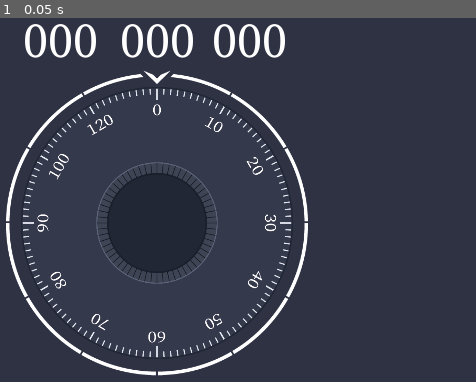
Above: before the commit, frame 1.
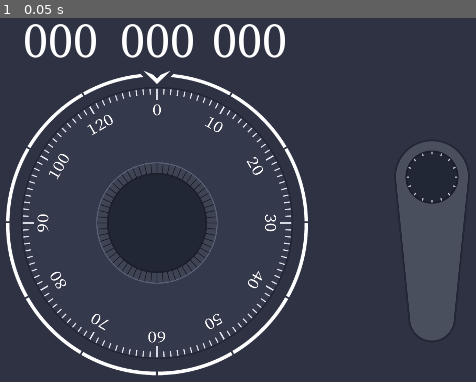
Above: after the commit, the same moment.

Repository: williamPropp/Safe-Breakers
Game: Godot game, scene res://scenes/safe_dial.tscn
The game is run twice, just before and just after one commit, with the same random seed, the same clock (stepped at 60 frames per second) and the same inputs.
Inputs:
- Up to frame 1 (0.05 s): no input

The runs differ from the first frame. In frame 1, 5.0% of the frame differs, in the area x 83-99%, y 34-89%.

Commit message:
solution testing + handle + handle sounds + tick filter

Diff:
--- a/default_bus_layout.tres
+++ b/default_bus_layout.tres
@@ -1,12 +1,15 @@
-[gd_resource type="AudioBusLayout" load_steps=2 format=2]
+[gd_resource type="AudioBusLayout" load_steps=3 format=2]
 
 [sub_resource type="AudioEffectEQ" id=1]
 resource_name = "EQ"
 band_db/3200_hz = -30.0
 band_db/10000_hz = -60.0
 
+[sub_resource type="AudioEffectBandPassFilter" id=2]
+resource_name = "BandPassFilter"
+
 [resource]
-bus/1/name = "SoundFx"
+bus/1/name = "SafeTick"
 bus/1/solo = false
 bus/1/mute = false
 bus/1/bypass_fx = false
@@ -14,3 +17,17 @@
 bus/1/send = "Master"
 bus/1/effect/0/effect = SubResource( 1 )
 bus/1/effect/0/enabled = true
+bus/1/effect/1/effect = SubResource( 2 )
+bus/1/effect/1/enabled = true
+bus/2/name = "HandleFail"
+bus/2/solo = false
+bus/2/mute = false
+bus/2/bypass_fx = false
+bus/2/volume_db = -7.26851
+bus/2/send = "Master"
+bus/3/name = "HandleSuccess"
+bus/3/solo = false
+bus/3/mute = false
+bus/3/bypass_fx = false
+bus/3/volume_db = 0.662756
+bus/3/send = "Master"
--- a/scenes/safe_dial.tscn
+++ b/scenes/safe_dial.tscn
@@ -1,9 +1,12 @@
-[gd_scene load_steps=7 format=2]
+[gd_scene load_steps=10 format=2]
 
 [ext_resource path="res://fonts/SourceSerifPro-Regular.ttf" type="DynamicFontData" id=1]
 [ext_resource path="res://art assets/Dial_Outline_1_1.png" type="Texture" id=2]
 [ext_resource path="res://scripts/dial.gd" type="Script" id=3]
 [ext_resource path="res://art assets/Dial1_5.png" type="Texture" id=4]
+[ext_resource path="res://art assets/Handle3_1.png" type="Texture" id=5]
+[ext_resource path="res://scripts/handle.gd" type="Script" id=6]
+[ext_resource path="res://scripts/scene_manager.gd" type="Script" id=7]
 
 [sub_resource type="DynamicFont" id=1]
 size = 80
@@ -12,7 +15,8 @@
 [sub_resource type="Theme" id=2]
 default_font = SubResource( 1 )
 
-[node name="Node2D" type="Node2D"]
+[node name="scene_manager" type="Node2D"]
+script = ExtResource( 7 )
 
 [node name="bg" type="ColorRect" parent="."]
 margin_left = -15.0
@@ -31,6 +35,13 @@
 scale = Vector2( 0.7, 0.7 )
 texture = ExtResource( 4 )
 script = ExtResource( 3 )
+
+[node name="handle" type="Sprite" parent="."]
+position = Vector2( 1080, 287 )
+scale = Vector2( 0.8, 0.8 )
+texture = ExtResource( 5 )
+offset = Vector2( 0, 127 )
+script = ExtResource( 6 )
 
 [node name="combo_term1" type="RichTextLabel" parent="."]
 margin_left = 426.0
--- a/scripts/dial.gd
+++ b/scripts/dial.gd
@@ -14,6 +14,8 @@
 onready var term2_label = get_node("../combo_term2")
 onready var term3_label = get_node("../combo_term3")
 
+onready var handle = get_node("../handle")
+
 var combo_term1 = "000"
 var combo_term2 = "000"
 var combo_term3 = "000"
@@ -36,7 +38,7 @@
 func _ready():
 #	OS.window_fullscreen = true
 	generate_rand_combination()
-	connect("safe_tick", self, "play_sfx_tick")
+	connect("safe_tick", self, "play_safe_tick")
 
 	var solution = str(solution_term1) + " " + str(solution_term2) + " " + str(solution_term3)
 	print(solution)
@@ -58,14 +60,18 @@
 		combo_term3 = "000"
 		current_combo_term = 1
 
-	# only update current combo term
+	# only update current combo term and update safe tick sfx pitch
 	match(current_combo_term):
 		1:
 			combo_term1 = term_to_string(current_term_value)
+			change_bus_pitch(combo_term1, solution_term1)
 		2:
 			combo_term2 = term_to_string(current_term_value)
+			change_bus_pitch(combo_term2, solution_term2)
 		3:
 			combo_term3 = term_to_string(current_term_value)
+			change_bus_pitch(combo_term3, solution_term3)
+
 
 func _input(event):
 	# store term value to check for updates
@@ -99,7 +105,11 @@
 		current_term_value = get_term_value()
 
 	update_combination()
-	test_solution()
+
+	if(test_solution()):
+		handle.locked = false
+	else:
+		handle.locked = true
 
 
 # calculate the angle between 2 points about a center point
@@ -170,21 +180,21 @@
 	solution_term3 = rng.randi_range(1,119)
 
 # play safe tick sound effect
-func play_sfx_tick():
+func play_safe_tick():
 	# create new stream player and add it to the scene
 	var new_stream_player = AudioStreamPlayer.new()
 	add_child(new_stream_player)
 
 	# choose random tick sound effect
 	var sample_number = rng.randi_range(1,4)
-	var sample_path = "res://sound assets/Safe-Tick-" + str(sample_number) + ".mp3"
+	var sample_path = "res://sound_assets/Safe-Tick-" + str(sample_number) + ".mp3"
 
 	# load the random audio path
 	var sound_to_play = load(sample_path)
 
 	# create new stream player instance to host the sound, then play the sound
 	new_stream_player.stream = sound_to_play
-	new_stream_player.bus = "SoundFx"
+	new_stream_player.bus = "SafeTick"
 	new_stream_player.play(0.0)
 
 	# delete node once the sample finishes playing
@@ -197,7 +207,21 @@
 	var term2_value = int(term2_label.text)
 	var term3_value = int(term3_label.text)
 	if(solution_term1 == term1_value && solution_term2 == term2_value && solution_term3 == term3_value):
-		print("you win!")
 		return true
 	else:
 		return false
+
+func change_bus_pitch(combo_term_value, solution_value):
+#	var new_pitch_scale = abs( float(combo_term_value) - solution_value ) + 1
+#	var new_pitch_scale = abs( int(combo_term_value) - solution_value ) + 60
+#	new_pitch_scale = abs( (new_pitch_scale % 120) - 60 )
+#	new_pitch_scale = ( float(new_pitch_scale) / 2000 ) + 1
+#	print(new_pitch_scale)
+#	var bus_pitch = AudioServer.get_bus_effect(AudioServer.get_bus_index("SafeTick"),1)
+#	bus_pitch.pitch_scale = new_pitch_scale
+
+	var new_cutoff = abs( int(combo_term_value) - solution_value ) + 60
+	new_cutoff = abs( (new_cutoff % 120) - 60 )
+	new_cutoff = (new_cutoff * 50) + 1000
+	var bus_cutoff = AudioServer.get_bus_effect(AudioServer.get_bus_index("SafeTick"),1)
+	bus_cutoff.cutoff_hz = new_cutoff
--- /dev/null
+++ b/scripts/handle.gd
@@ -0,0 +1,99 @@
+extends Sprite
+
+var rng = RandomNumberGenerator.new()
+
+var locked = true
+var is_dragging = false
+var dial_rotation = 0
+var click_pos = Vector2.ZERO
+var locked_rot_constraint = 15
+var unlocked_rot_constraint = 40
+
+func _input(event):
+	# tests whether a click occured within the area of the sprite
+	if Input.is_action_just_pressed("left_mouse") && get_rect().has_point(to_local(event.position)):
+		# update click_pos offset and is_dragging state
+		click_pos = event.position
+		is_dragging = true
+	elif Input.is_action_just_released("left_mouse"):
+		# update dial_rotation offset and is_dragging state
+		dial_rotation = int( floor(self.rotation_degrees) )
+		is_dragging = false
+
+	if is_dragging:
+		# get points: c (center of the dial), p0 (initial click position), and p1 (current drag position)
+		var c = position
+		var p0 = click_pos
+		var p1 = event.position
+
+		# calculate the angle to add to the dial's rotation
+		var add_rotation = angle_diff(c, p0, p1)
+
+		# depending on the unlock state, rotate the handle with a corresponding constraint
+		if(locked && add_rotation + dial_rotation < locked_rot_constraint):
+			self.rotation_degrees = add_rotation + dial_rotation
+		elif(locked):
+			is_dragging = false
+			play_sfx_open_attempt(false)
+		elif(!locked && add_rotation + dial_rotation < unlocked_rot_constraint):
+			self.rotation_degrees = add_rotation + dial_rotation
+		elif(!locked):
+			is_dragging = false
+			play_sfx_open_attempt(true)
+
+		# convert any rotation angle above or below the range (0,359) to its corresponding angle in that range
+		self.rotation_degrees = ( ( int(self.rotation_degrees) % 360 ) + 360 ) % 360
+
+func _physics_process(delta):
+	if(!is_dragging):
+		if(self.rotation_degrees > 0.25):
+			self.rotation_degrees -= 0.7
+			dial_rotation -= 0.7
+		else:
+			self.rotation = 0
+			dial_rotation = 0
+
+# calculate the angle between 2 points about a center point
+# c is the center of the dial, p0 is the initial click position, and p1 is the current drag position
+func angle_diff(c : Vector2, p0 : Vector2, p1 : Vector2):
+	# the first half of the expression is the angle in radians between p1 and the x axis
+	# the second half of the expression is the angle offset in radians from the x axis, determined by p0
+	var angle_delta_rad = atan2(p1.y - c.y, p1.x - c.x) - atan2(p0.y - c.y, p0.x - c.x)
+
+	# convert to degrees before returning
+	var angle_delta_deg = rad2deg(angle_delta_rad)
+
+	return angle_delta_deg
+
+# play unlock or locked sound effect
+func play_sfx_open_attempt(success):
+	# create new stream player and add it to the scene
+	var new_stream_player = AudioStreamPlayer.new()
+	add_child(new_stream_player)
+
+	var sample_number
+	var sample_path
+
+	if(success):
+		# choose random success sound effect
+		sample_number = rng.randi_range(1,2)
+		sample_path = "res://sound_assets/Safe-Success-" + str(sample_number) + ".mp3"
+		new_stream_player.bus = "HandleSuccess"
+	else:
+		# choose random fail sound effect
+		sample_number = rng.randi_range(1,4)
+		print(sample_number)
+		sample_path = "res://sound_assets/Safe-Fail-" + str(sample_number) + ".mp3"
+		new_stream_player.bus = "HandleFail"
+
+	# load the corresponding audio path
+	var sound_to_play = load(sample_path)
+
+	# create new stream player instance to host the sound, then play the sound
+	new_stream_player.stream = sound_to_play
+	new_stream_player.play(0.0)
+
+	# delete node once the sample finishes playing
+	yield(new_stream_player, "finished")
+	new_stream_player.stop()
+	new_stream_player.queue_free()
--- /dev/null
+++ b/scripts/scene_manager.gd
@@ -0,0 +1,5 @@
+extends Node2D
+
+
+func open_safe():
+	pass
Binary file added: art assets/Handle3_1.png
Not shown, added: art assets/Handle3_1.png.import
Not shown, removed: sound assets/Safe-Tick-1.mp3.import
Not shown, removed: sound assets/Safe-Tick-2.mp3.import
Not shown, removed: sound assets/Safe-Tick-3.mp3.import
Not shown, removed: sound assets/Safe-Tick-4.mp3.import
Not shown, added: sound_assets/Safe-Fail-1.mp3.import
Not shown, added: sound_assets/Safe-Fail-2.mp3.import
Not shown, added: sound_assets/Safe-Fail-3.mp3.import
Not shown, added: sound_assets/Safe-Fail-4.mp3.import
Not shown, added: sound_assets/Safe-Success-1.mp3.import
Not shown, added: sound_assets/Safe-Success-2.mp3.import
(and 14 more such lines)
